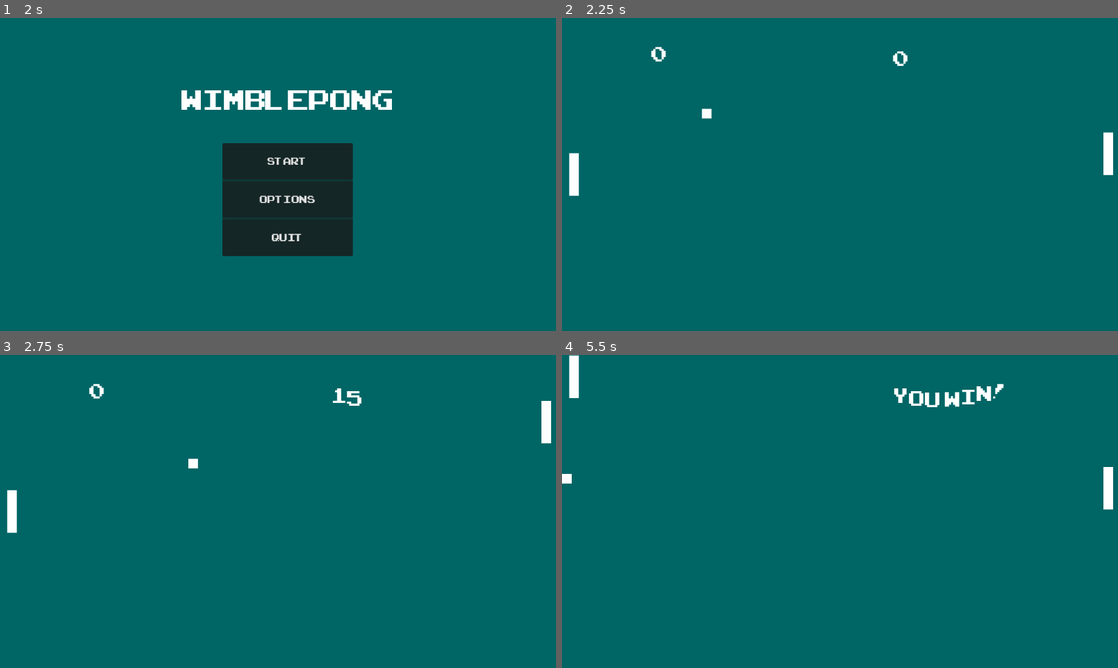
Above: before the commit, frames 1-4 (two rows, left to right).
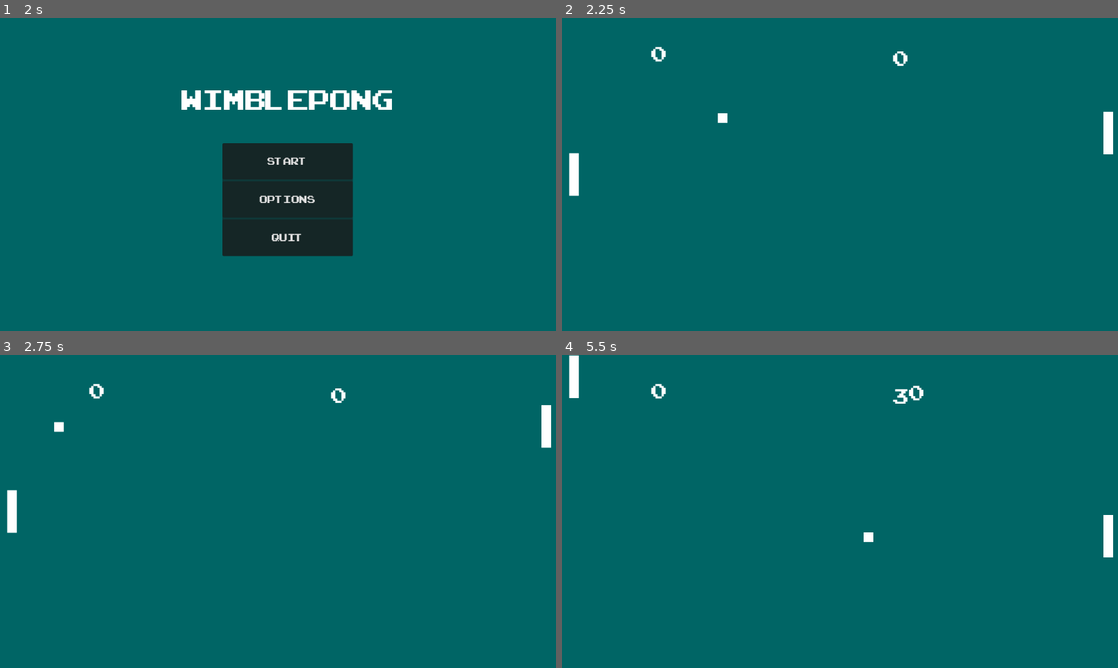
Above: after the commit, the same moments.

Repository: nigoi/pong_clone
Game: Godot game, scene res://scenes/main-menu.tscn
Same seed, same stepped clock (60 frames per second), same inputs: the game is played once before the commit and once after it.
Inputs (mouse positions are in pixels of both pictures, inside the frame that each line leads up to):
- Up to frame 1 (2 s): click "Options" at 0.5 s; click "BACK" at 1.25 s
- Up to frame 2 (2.25 s): click "Start" at 2 s
- Up to frame 3 (2.75 s): no input
- Up to frame 4 (5.5 s): tap Enter at 2.75 s; move the mouse to (962, 495) at 2.77 s; hold W (p1_up) 2.78-3.53 s; move the mouse to (728, 527) at 3.52 s; hold S (p1_down) 3.53-4.28 s; move the mouse to (895, 442) at 4.27 s; hold W (p1_up) from 4.28 s (still down); move the mouse to (812, 574) at 5.02 s

Frame 1 is identical in both runs. In frame 2, 0.4% of the frame differs, in the area x 25-100%, y 28-51%; in frame 3, 0.3%; in frame 4, 1.3%, in the area x 0-100%, y 9-65%.

Commit message:
QOL
music
sounds
menus

Diff:
--- a/scenes/main-menu.tscn
+++ b/scenes/main-menu.tscn
@@ -1,7 +1,8 @@
-[gd_scene load_steps=3 format=3 uid="uid://blkpt80yp3sgl"]
+[gd_scene load_steps=4 format=3 uid="uid://blkpt80yp3sgl"]
 
 [ext_resource type="Script" path="res://scripts/main_menu.gd" id="1_1q0f4"]
 [ext_resource type="FontFile" uid="uid://dkauhayibudym" path="res://font/ARCADECLASSIC.TTF" id="2_7ho2j"]
+[ext_resource type="AudioStream" uid="uid://bl587mlbdcthp" path="res://sound/pixel-playground-color-parade-main-version-25382-01-43.mp3" id="2_djopl"]
 
 [node name="main_menu" type="Control"]
 layout_mode = 3
@@ -11,6 +12,12 @@
 grow_horizontal = 2
 grow_vertical = 2
 script = ExtResource("1_1q0f4")
+
+[node name="AudioStreamPlayer2D" type="AudioStreamPlayer2D" parent="."]
+
+[node name="AudioStreamPlayer2D2" type="AudioStreamPlayer2D" parent="."]
+stream = ExtResource("2_djopl")
+autoplay = true
 
 [node name="ColorRect" type="ColorRect" parent="."]
 visibility_layer = 512
@@ -80,6 +87,9 @@
 text = "WimblePong"
 horizontal_alignment = 1
 
+[connection signal="mouse_entered" from="Control2/MarginContainer/VBoxContainer/start" to="." method="_on_start_mouse_entered"]
 [connection signal="pressed" from="Control2/MarginContainer/VBoxContainer/start" to="." method="_on_start_pressed"]
+[connection signal="mouse_entered" from="Control2/MarginContainer/VBoxContainer/options" to="." method="_on_options_mouse_entered"]
 [connection signal="pressed" from="Control2/MarginContainer/VBoxContainer/options" to="." method="_on_options_pressed"]
+[connection signal="mouse_entered" from="Control2/MarginContainer/VBoxContainer/quit" to="." method="_on_quit_mouse_entered"]
 [connection signal="pressed" from="Control2/MarginContainer/VBoxContainer/quit" to="." method="_on_quit_pressed"]
--- a/scenes/main.tscn
+++ b/scenes/main.tscn
@@ -7,6 +7,7 @@
 [ext_resource type="Script" path="res://scripts/label_master.gd" id="6_8klm0"]
 [ext_resource type="Script" path="res://scripts/enemy_paddle.gd" id="7_ig6f5"]
 [ext_resource type="PackedScene" uid="uid://by3248h45anf4" path="res://scenes/player_label.tscn" id="7_w77dv"]
+[ext_resource type="AudioStream" uid="uid://bl587mlbdcthp" path="res://sound/pixel-playground-color-parade-main-version-25382-01-43.mp3" id="8_jncnr"]
 
 [node name="main" type="Node2D"]
 script = ExtResource("1_jufgc")
@@ -83,6 +84,7 @@
 
 [node name="Control" type="Control" parent="."]
 layout_mode = 3
+anchors_preset = 0
 offset_right = 1158.0
 offset_bottom = 659.0
 grow_horizontal = 2
@@ -99,6 +101,10 @@
 grow_vertical = 2
 color = Color(0, 0.396078, 0.396078, 1)
 
+[node name="AudioStreamPlayer2D" type="AudioStreamPlayer2D" parent="."]
+stream = ExtResource("8_jncnr")
+autoplay = true
+
 [connection signal="body_entered" from="walls/player_wall" to="label_master" method="_on_player_wall_body_entered"]
 [connection signal="body_entered" from="walls/player_wall2" to="label_master" method="_on_player_wall_2_body_entered"]
 [connection signal="timeout" from="label_master/Timer" to="." method="_on_timer_timeout"]
--- a/scripts/ball.gd
+++ b/scripts/ball.gd
@@ -1,6 +1,6 @@
 extends RigidBody2D
 var velocity = Vector2.ZERO
-var speed = 600
+var speed = 400
 var view_port = Vector2.ZERO
 signal ball_position(y_coodinate)
 signal respawn
@@ -25,6 +25,7 @@
 	position = get_viewport().size / 2
 
 func _physics_process(delta: float) -> void:
+	speed *= 1.002
 	emit_signal("ball_position", position.y)
 	var collision = move_and_collide(velocity * speed * delta)
 	if collision:
--- a/scripts/enemy_paddle.gd
+++ b/scripts/enemy_paddle.gd
@@ -1,5 +1,5 @@
 extends CharacterBody2D
-var speed = 300
+var speed = 600
 
 func _ready() -> void:
 	pass
--- a/scripts/label_master.gd
+++ b/scripts/label_master.gd
@@ -9,14 +9,16 @@
 		while score[player1_score] < 50:
 			if score[player1_score] < 30:
 				score[player1_score] += 15
+				print(score)
 				return
 			else:
-				score[player1_score] < 50
-				score[player1_score] += 10
+				if score[player1_score] < 50:
+					score[player1_score] += 10
 				# Handle deuce
 				if score[player1_score] == 40 and score[player2_score] == 40:
 					score[player1_score] = "Duece"
 					score[player2_score] = "Duece"
+					return
 				# Handle score win
 				elif score[player1_score] == 50 and score[player2_score] < 40:
 					score[player1_score] = "YOU WIN!"
@@ -24,7 +26,8 @@
 					play_sound("res://sound/gamestart-272829.mp3")
 					var timer = $Timer
 					timer.start()
-					get_tree().paused = true
+					return
+				else:
 					return
 		# Handle advantage + advantage type win
 	if typeof(score[player1_score]) == TYPE_STRING:
@@ -51,8 +54,8 @@
 
 func _on_player_wall_body_entered(body: Node2D) -> void:
 	tennisify("player 2", "player 1")
+	player2.text = "[wave amp=100 freq=5]" + str(score["player 2"]) + "[/wave]"
 	player1.text = str(score["player 1"])
-	player2.text = "[wave amp=100 freq=5]" + str(score["player 2"]) + "[/wave]"
 	play_sound("res://sound/retro-coin-3-236679.mp3")
 
 func play_sound(sound_path):
--- a/scripts/main_menu.gd
+++ b/scripts/main_menu.gd
@@ -1,11 +1,30 @@
 extends Control
-
+var audio_player = null
+var audio_player2 = null
 
 func _on_start_pressed() -> void:
 	get_tree().change_scene_to_file("res://scenes/main.tscn")
 
+func _on_start_mouse_entered() -> void:
+	play_sound("res://sound/18782.mp3", audio_player)
+
 func _on_options_pressed() -> void:
 	get_tree().change_scene_to_file("res://scenes/sub_menu.tscn")
 
+func _on_options_mouse_entered() -> void:
+	play_sound("res://sound/18782.mp3", audio_player)
+
 func _on_quit_pressed() -> void:
 	get_tree().quit()
+
+func _on_quit_mouse_entered() -> void:
+	play_sound("res://sound/18782.mp3", audio_player)
+
+func play_sound(sound_path, audio_player):
+	var sound = load(sound_path)
+	audio_player.stream = sound
+	audio_player.play()
+
+func _ready() -> void:
+	audio_player = $AudioStreamPlayer2D
+	audio_player2 = $AudioStreamPlayer2D2
--- a/scripts/paddle.gd
+++ b/scripts/paddle.gd
@@ -1,5 +1,5 @@
 extends CharacterBody2D
-var speed = 400
+var speed = 600
 signal momentum(velocityy)
 
 func _physics_process(delta: float) -> void:
--- a/scripts/sub_menu.gd
+++ b/scripts/sub_menu.gd
@@ -1,6 +1,4 @@
 extends Control
-
-
 
 func _on_back_pressed() -> void:
 	get_tree().change_scene_to_file("res://scenes/main-menu.tscn")
Not shown, added: export_presets.cfg
Not shown: 1 places in scenes/main.tscn that only renumber resources
Not shown, added: sound/8-bit-video-game-lose-sound-version-1-145828.mp3.import
Not shown, added: sound/pixel-playground-color-parade-main-version-25382-01-43.mp3.import
Not shown, added: sound/8-bit-video-game-lose-sound-version-1-145828.mp3
Not shown, added: sound/pixel-playground-color-parade-main-version-25382-01-43.mp3
